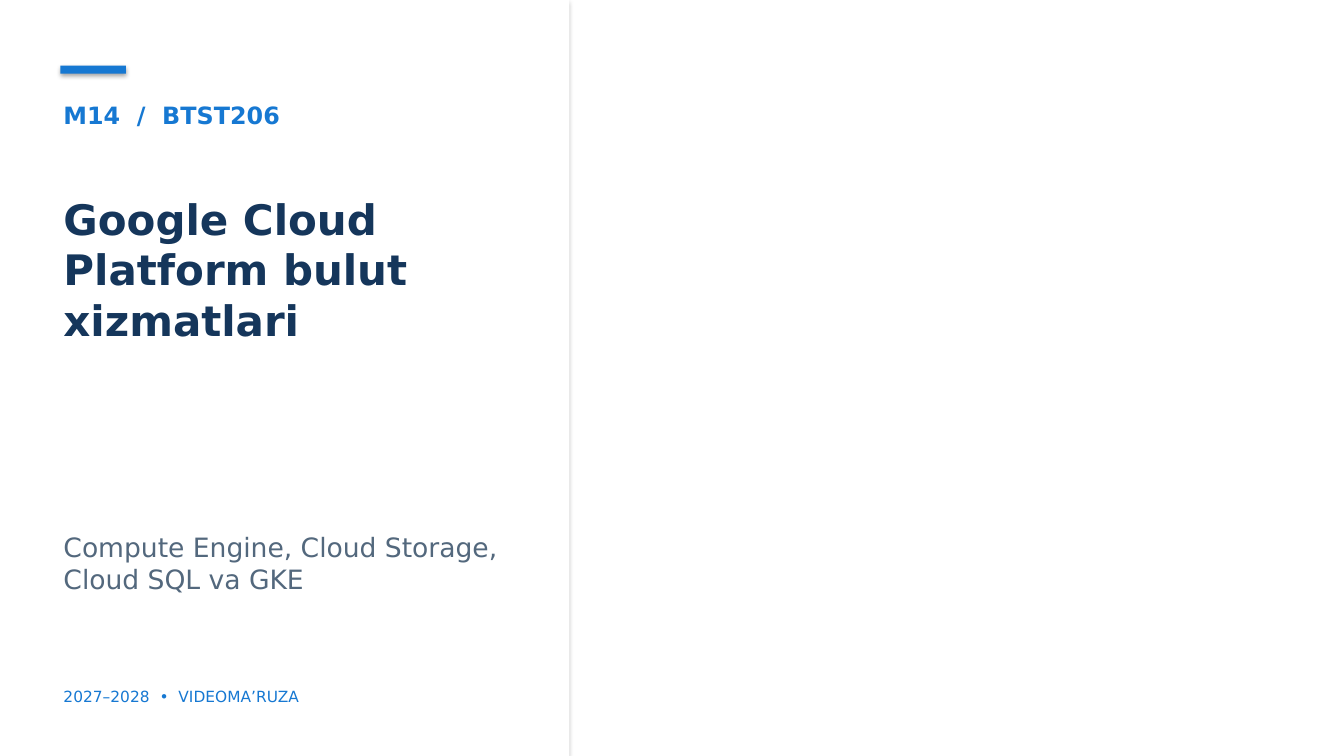
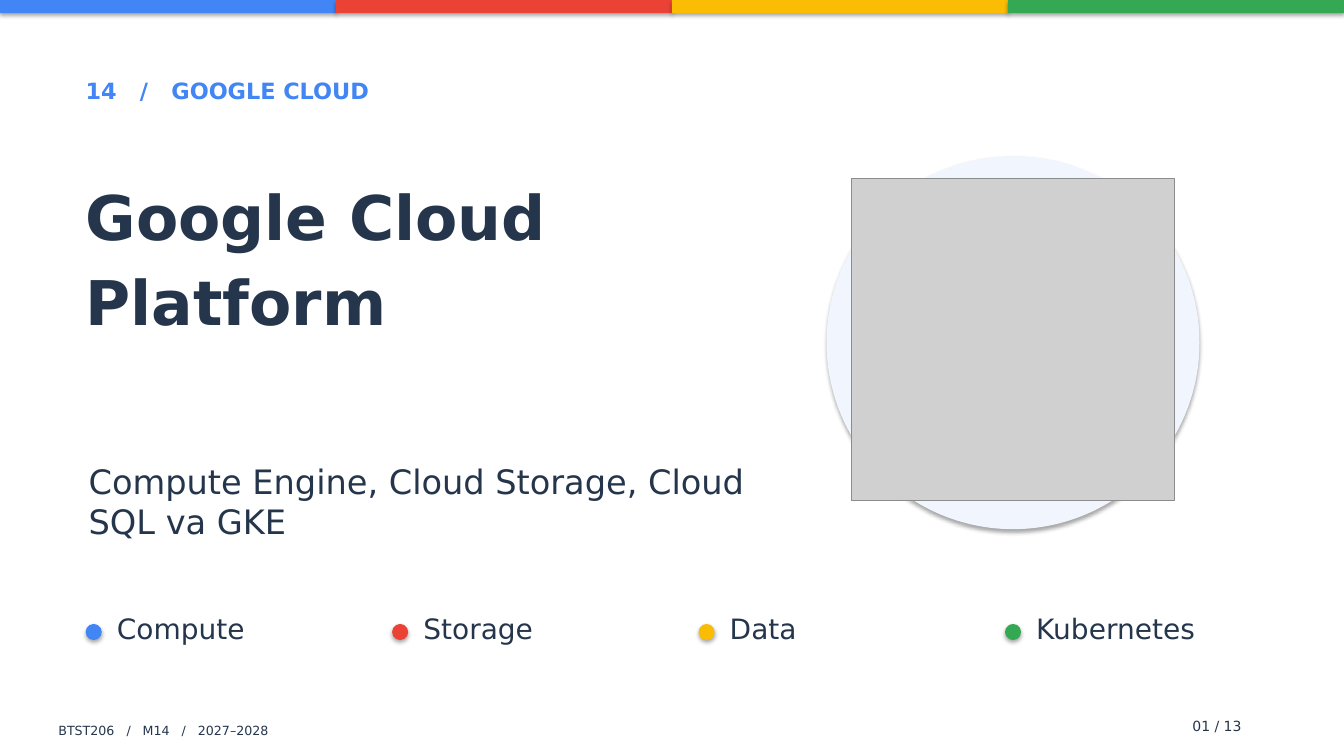
Before and after one commit to all1991here-dot/prezentatsiyalar, a slide deck: slide 1 of PPTX/M14_Prezentatsiya.pptx. Drawn at 1344x756 pixels with LibreOffice and Linux fonts; fonts in the diff are those of the drawing; grey boxes stand for pictures; background and template pictures are left out. Boxes give left, top, right and bottom in pixels: in the first picture for what was removed or moved away, otherwise in the second. Text is boxed around its words. In the diff, an @@ line names an element or a change of style, - is before the commit and + after.

Commit message:
Redesign 18 lecture decks with distinct styles and sourced online images

```diff
--- a/PPTX/M14_Prezentatsiya.pptx
+++ b/PPTX/M14_Prezentatsiya.pptx
@@ rectangle added at bbox=[0, 0, 336, 13], fill #4285F4 @@
@@ rectangle: place and size @@
-rectangle at bbox=[0, 0, 570, 756]
+rectangle at bbox=[336, 0, 671, 13]
@@ rectangle at bbox=[336, 0, 671, 13]: fill #FFFFFF to #EA4335 @@
@@ rectangle: place and size @@
-rectangle at bbox=[60, 66, 126, 74]
+rectangle at bbox=[673, 0, 1008, 13]
@@ rectangle at bbox=[673, 0, 1008, 13]: fill #1678D2 to #FBBC04 @@
@@ rectangle added at bbox=[1008, 0, 1344, 13], fill #34A853 @@
@@ text at bbox=[86, 82, 369, 100]: text changed; size 30 to 16 pt; text colour #15365B to #4285F4 @@
-Google Cloud Platform bulut xizmatlari
+14 / GOOGLE CLOUD
@@ text removed at bbox=[63, 106, 280, 125] @@
-M14 / BTST206
@@ ellipse added at bbox=[827, 156, 1200, 529], fill #F0F5FE @@
@@ picture added at bbox=[852, 178, 1175, 501] @@
@@ text added at bbox=[86, 193, 545, 326], 44 pt, text #25364C, bold @@
+Google Cloud
+Platform
@@ text "Compute Engine, Cloud Storage, Cloud ...": place and size @@
-text "Compute Engine, Cloud Storage, Cloud ..." at bbox=[63, 537, 497, 593]
+text "Compute Engine, Cloud Storage, Cloud ..." at bbox=[89, 468, 744, 539]
@@ text "Compute Engine, Cloud Storage, Cloud ..." at bbox=[89, 468, 744, 539]: size 19 to 24 pt, text colour #53687D to #25364C; less space between paragraphs @@
@@ ellipse added at bbox=[86, 624, 102, 640], fill #4285F4 @@
@@ text added at bbox=[117, 618, 245, 645], 20 pt, text #25364C @@
+Compute
@@ ellipse added at bbox=[392, 624, 408, 640], fill #EA4335 @@
@@ text added at bbox=[423, 618, 533, 645], 20 pt, text #25364C @@
+Storage
@@ ellipse added at bbox=[699, 624, 715, 640], fill #FBBC04 @@
@@ text added at bbox=[730, 618, 797, 640], 20 pt, text #25364C @@
+Data
@@ ellipse added at bbox=[1005, 624, 1021, 640], fill #34A853 @@
@@ text added at bbox=[1036, 617, 1195, 640], 20 pt, text #25364C @@
+Kubernetes
@@ text removed at bbox=[63, 690, 299, 703] @@
-2027–2028 • VIDEOMA’RUZA
@@ text added at bbox=[58, 725, 268, 735], 9 pt, text #25364C @@
+BTST206 / M14 / 2027–2028
@@ text added at bbox=[1192, 720, 1242, 731], 10 pt, text #25364C @@
+01 / 13
```
Also in this commit, not shown: 9 other slides changed, 3 slides added, 3 slides removed, 22 other files.
